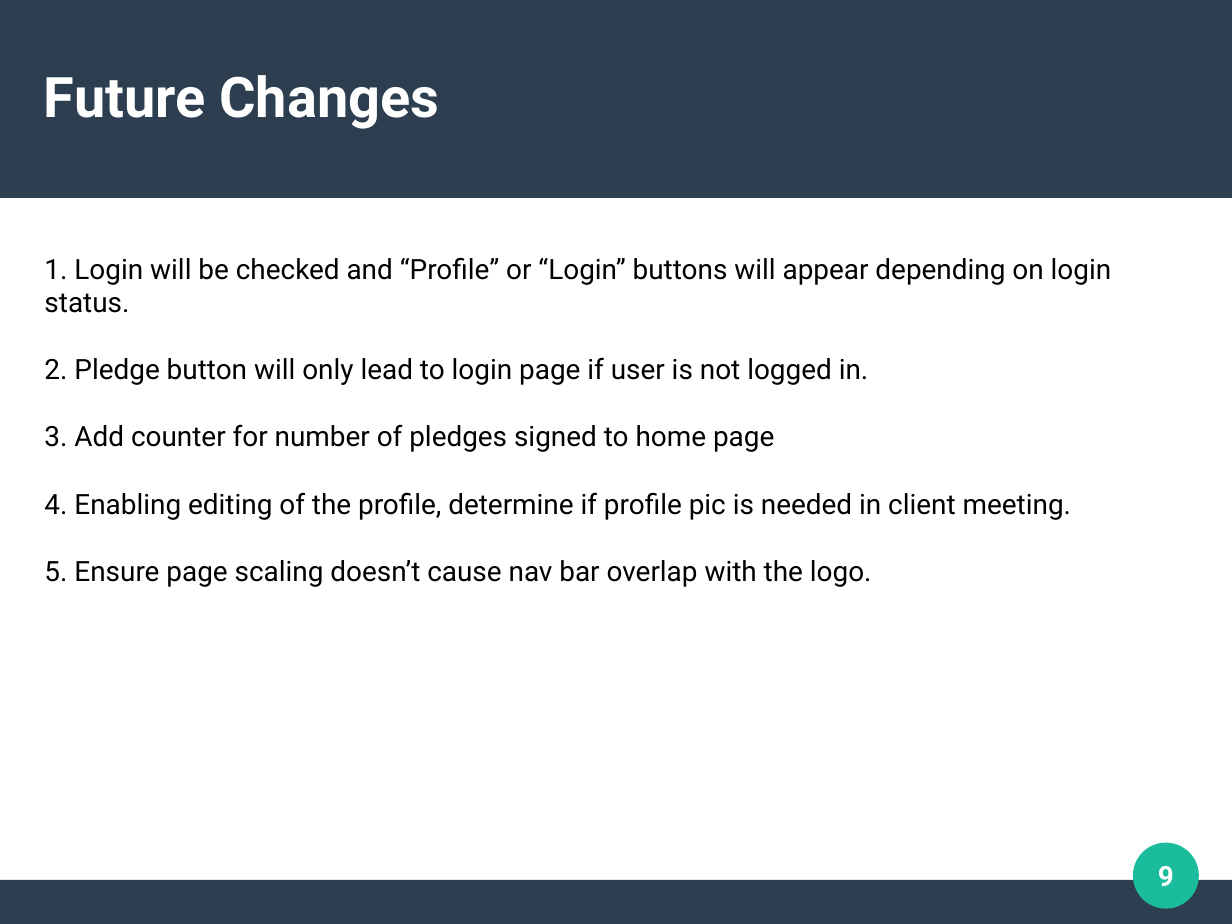
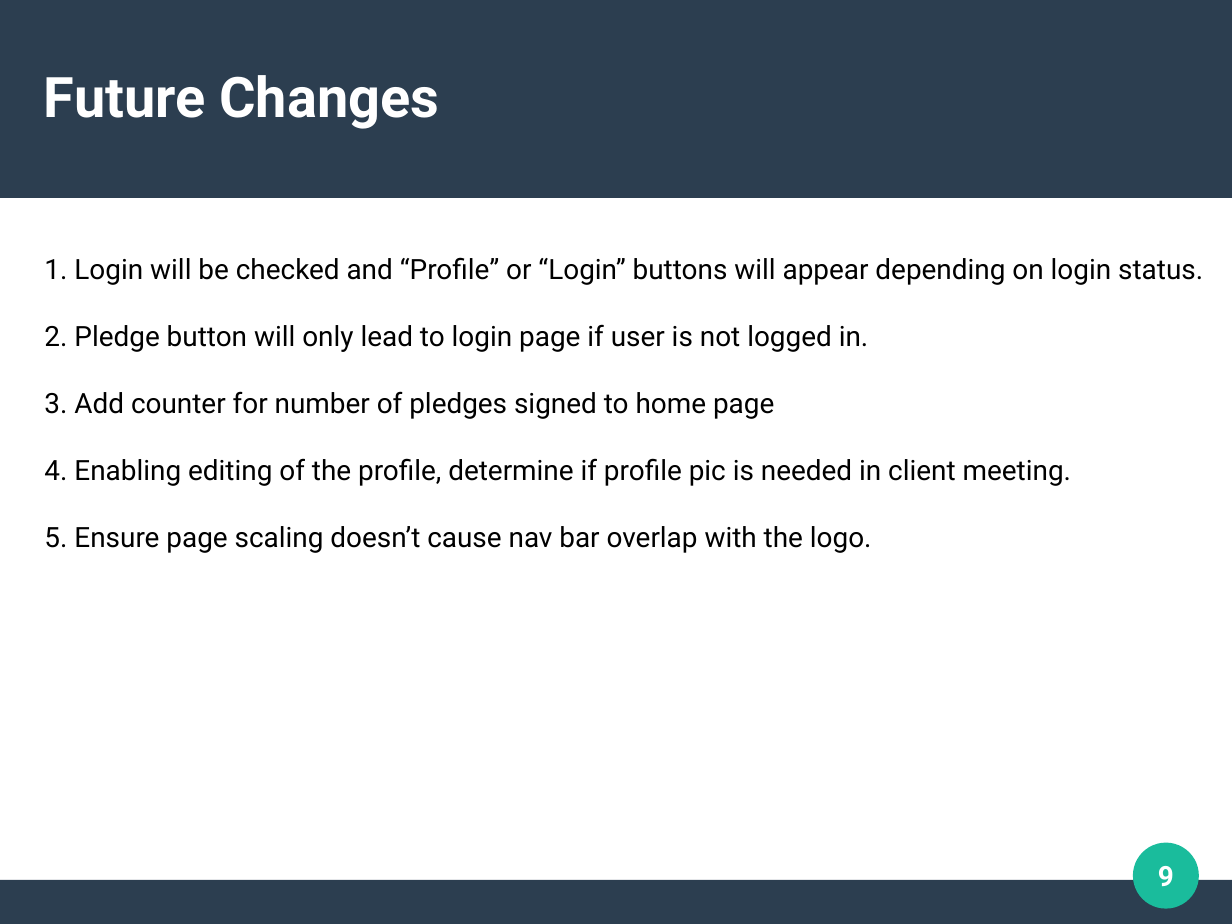
Before and after one commit to GGC-SD/SustainabilityWebsite, a slide deck: slide 9 of Fall2020HTMLDemo/UI.odp. Drawn at 1232x924 pixels with LibreOffice and Linux fonts; fonts in the diff are those of the drawing. Boxes give left, top, right and bottom in pixels: in the first picture for what was removed or moved away, otherwise in the second. Text is boxed around its words. In the diff, an @@ line names an element or a change of style, - is before the commit and + after.

```diff
--- a/Fall2020HTMLDemo/UI.odp
+++ b/Fall2020HTMLDemo/UI.odp
@@ text "1. Login will be checked ..." rewrapped from <box>44,257,1112,587</box> to <box>44,257,1203,553</box> @@
```
Also in this commit, not shown: 8 other slides changed, 5 slides added.
